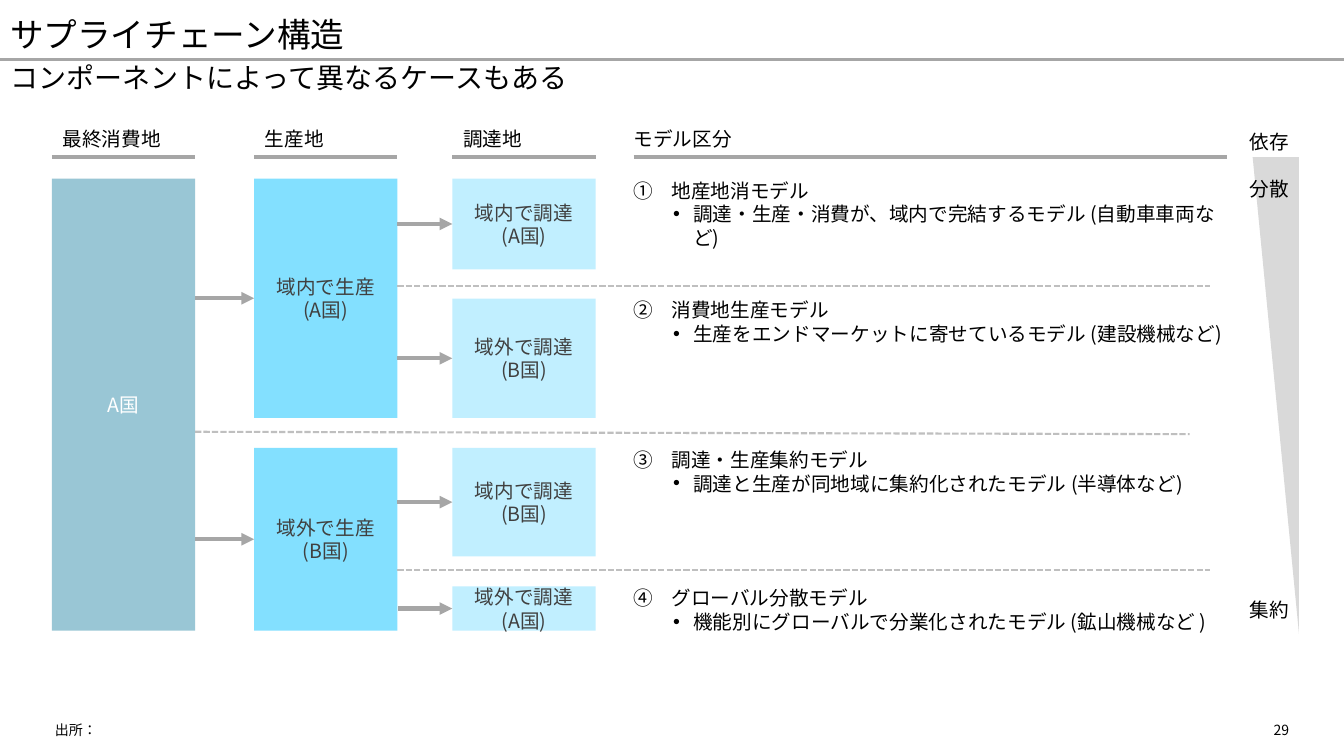
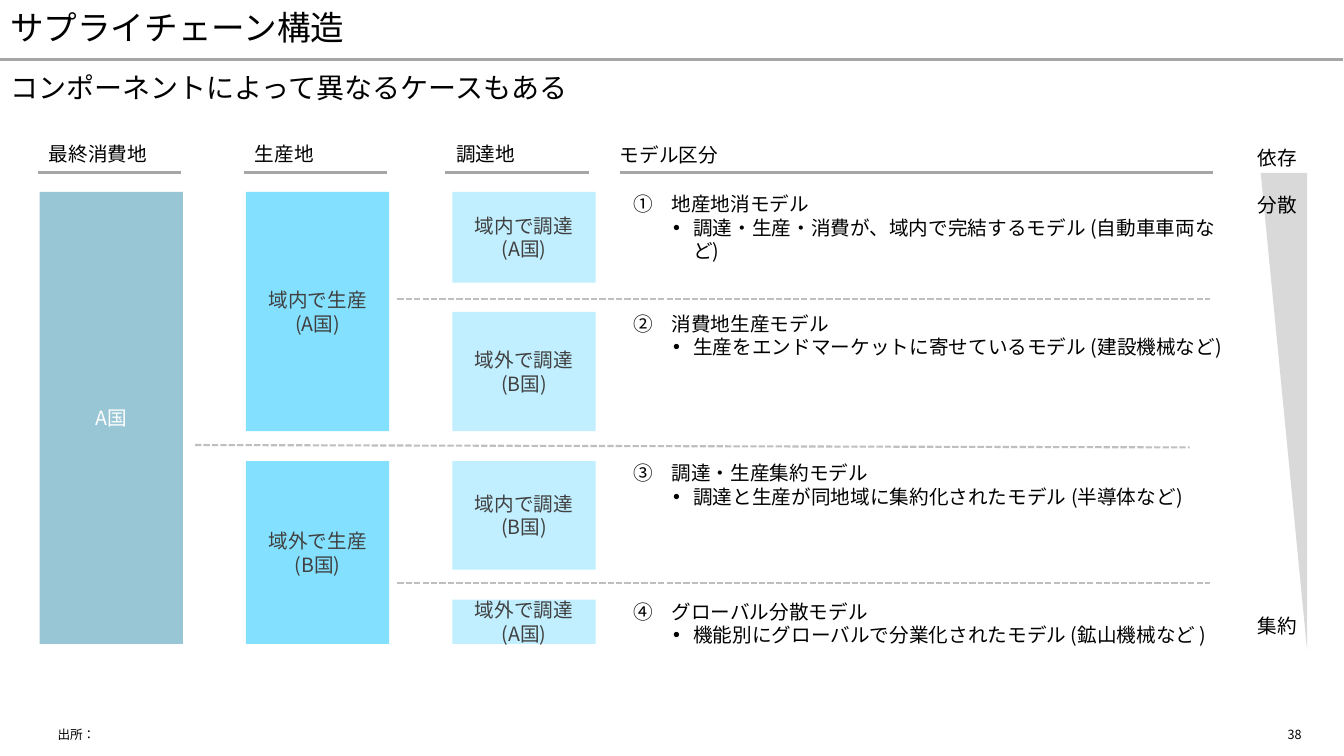
Before and after one commit to yuzucha16/dotfiles, a slide deck: slide 38 of office/Blank.potx (slide 29 before the commit). Drawn at 1344x756 pixels with LibreOffice and Linux fonts; fonts in the diff are those of the drawing. Boxes give left, top, right and bottom in pixels: in the first picture for what was removed or moved away, otherwise in the second. Text is boxed around its words. In the diff, an @@ line names an element or a change of style, - is before the commit and + after.

```diff
--- a/office/Blank.potx
+++ b/office/Blank.potx
@@ title "サプライチェーン構造" at (10,11,344,43): vertical alignment bottom to middle @@
@@ text "コンポーネントによって異なるケースもある" at (10,74,567,100): vertical alignment top to middle @@
@@ text "調達地": place and size @@
-text "調達地" at (463,129,522,148)
+text "調達地" at (456,144,515,163)
@@ 2 texts, 2 lines: place and size @@
-2 texts, 2 lines at (51,129,1227,157)
+2 texts, 2 lines at (38,144,1214,172)
@@ 3 rectangles, 1 text, 1 line: place and size @@
-3 rectangles, 1 text, 1 line at (51,129,397,630)
+3 rectangles, 1 text, 1 line at (39,144,389,643)
@@ line moved from (453, 157) - (596, 157) to (446, 172) - (589, 172) @@
@@ 3 texts, 1 right triangle: place and size @@
-3 texts, 1 right triangle at (1250,132,1300,634)
+3 texts, 1 right triangle at (1258,148,1308,649)
@@ arrow removed from (397, 224) to (453, 224) @@
@@ arrow removed from (196, 298) to (254, 298) @@
@@ 4 texts, 4 rectangles, 3 lines: place and size @@
-4 texts, 4 rectangles, 3 lines at (196,178,1222,633)
+4 texts, 4 rectangles, 3 lines at (196,192,1222,646)
@@ arrow removed from (397, 358) to (453, 358) @@
@@ arrow removed from (397, 502) to (453, 502) @@
@@ arrow removed from (196, 539) to (254, 539) @@
@@ arrow removed from (398, 609) to (453, 609) @@
@@ text "出所：" at (58,728,96,740): size 10 to 9 pt; vertical alignment top to middle @@
@@ page number removed at (1274,724,1290,735) @@
-29
@@ page number added at (1288,729,1302,739), 9 pt, text #000000 @@
+38
```
Also in this commit, not shown: 36 other slides changed, 14 slides added, 2 slides removed.
